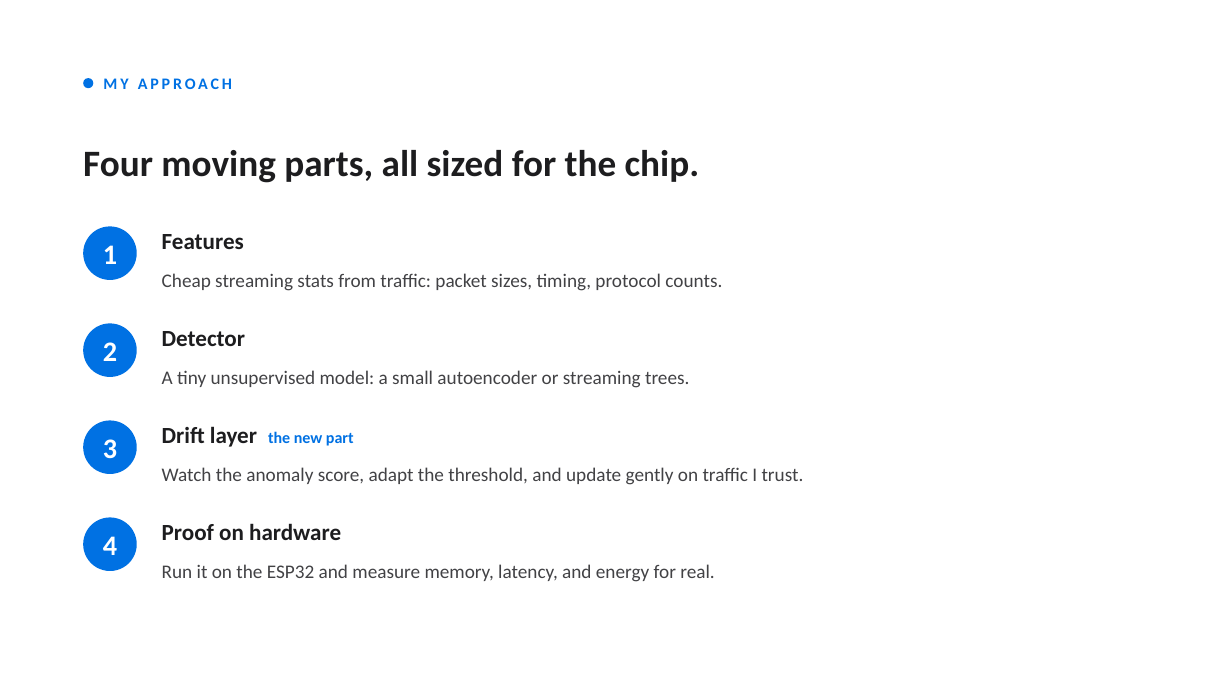
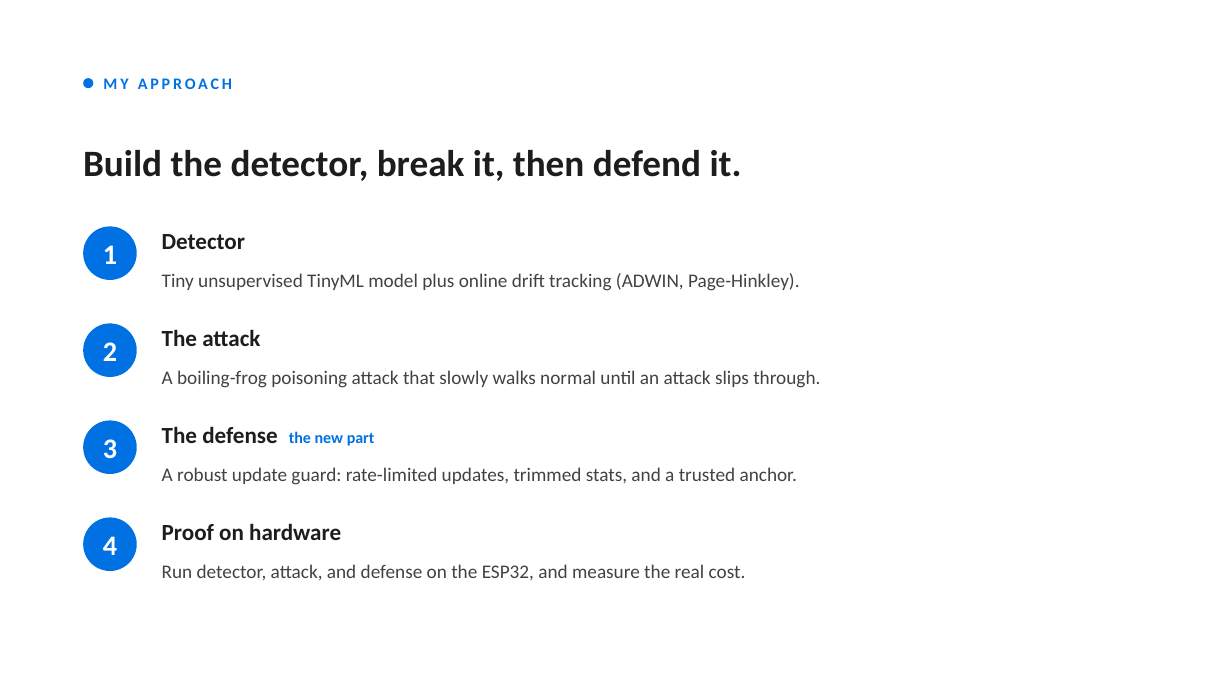
Before and after one commit to IOT-snu/brainstorming, a slide deck: slide 5 of CSD457_First_Presentation.pptx. Drawn at 1232x693 pixels with LibreOffice and Linux fonts; fonts in the diff are those of the drawing. Boxes give left, top, right and bottom in pixels: in the first picture for what was removed or moved away, otherwise in the second. Text is boxed around its words. In the diff, an @@ line names an element or a change of style, - is before the commit and + after.

Commit message:
Evolve topic to Poison-Resilient On-Device Intrusion Detection for Drifting IoT
Reframe around the adversarial angle: an attacker who slowly poisons the
detector's own adaptation (boiling-frog attack), plus a lightweight on-device
defense. Adds the attack, the robust update guard, attack-resilience metrics,
and the Group G-04 authors (Rishit Kamboj and Farhan Naik).

```diff
--- a/CSD457_First_Presentation.pptx
+++ b/CSD457_First_Presentation.pptx
@@ text at (83, 150, 742, 181): text changed @@
-Four moving parts, all sized for the chip.
+Build the detector, break it, then defend it.
@@ text "Detector": place and size @@
-text "Detector" at (162, 331, 245, 346)
+text "Detector" at (162, 234, 245, 249)
@@ text removed at (162, 234, 244, 249) @@
-Features
@@ text at (162, 273, 800, 291): text changed @@
-Cheap streaming stats from traffic: packet sizes, timing, protocol counts.
+Tiny unsupervised TinyML model plus online drift tracking (ADWIN, Page-Hinkley).
@@ text added at (162, 329, 260, 346), 18 pt, text #1D1D1F, bold @@
+The attack
@@ text at (162, 370, 820, 388): text changed @@
-A tiny unsupervised model: a small autoencoder or streaming trees.
+A boiling-frog poisoning attack that slowly walks normal until an attack slips through.
@@ text at (162, 426, 375, 446): text changed @@
-Drift layer the new part
+The defense the new part
@@ text at (162, 467, 797, 485): text changed @@
-Watch the anomaly score, adapt the threshold, and update gently on traffic I trust.
+A robust update guard: rate-limited updates, trimmed stats, and a trusted anchor.
@@ text at (162, 564, 746, 581): text changed @@
-Run it on the ESP32 and measure memory, latency, and energy for real.
+Run detector, attack, and defense on the ESP32, and measure the real cost.
```
Also in this commit, not shown: 7 other slides changed, 1 other file.
